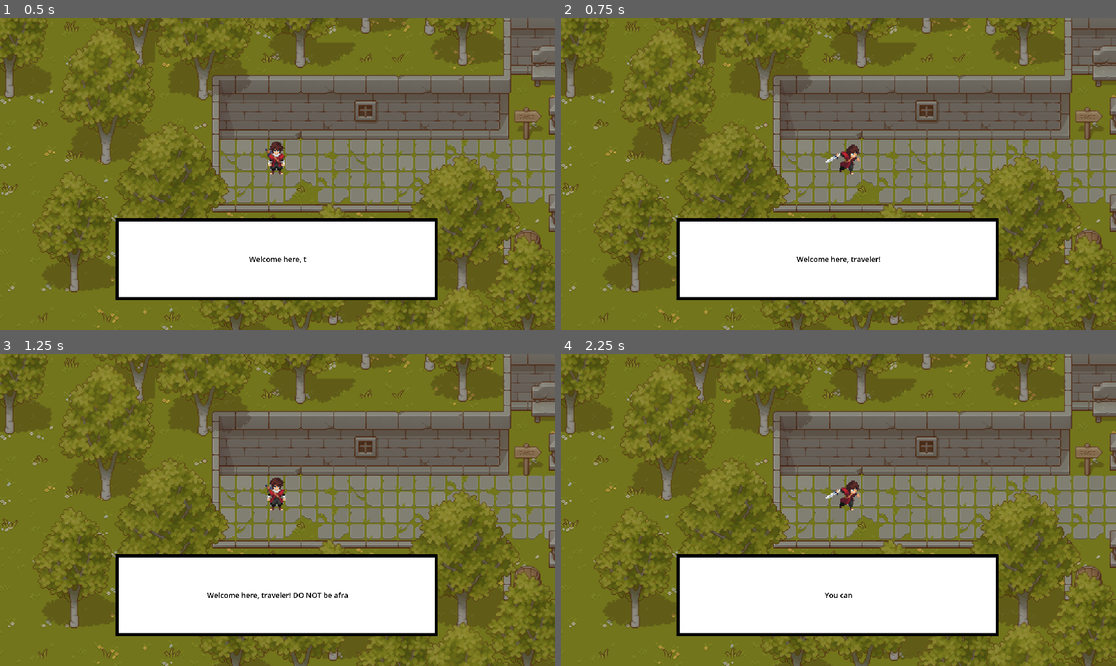
Above: before the commit, frames 1-4 (two rows, left to right).
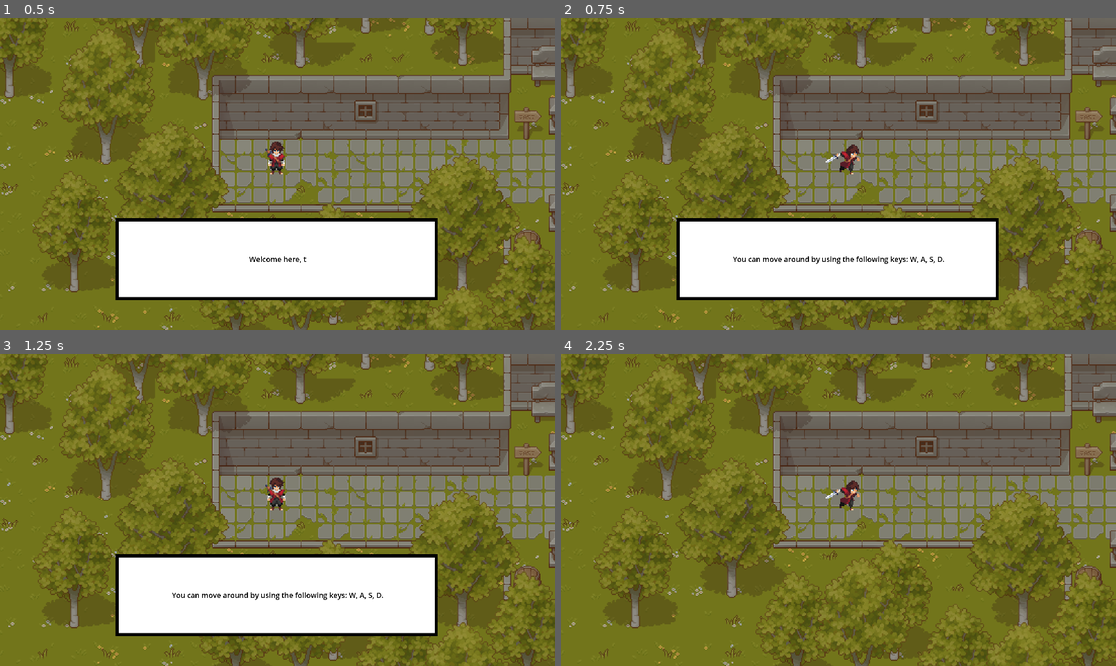
Above: after the commit, the same moments.

Repository: octavi26/JustGetStarted
Game: Godot game, scene res://Scenes/Stage0_Trial1.tscn
The game is run twice, just before and just after one commit, with the same random seed, the same clock (stepped at 60 frames per second) and the same inputs.
Inputs:
- Up to frame 1 (0.5 s): no input
- Up to frame 2 (0.75 s): tap Enter at 0.5 s; hold Right (Attack Right) from 0.53 s (still down); tap Space (Dash) at 0.6 s
- Up to frame 3 (1.25 s): keep holding Right (Attack Right)
- Up to frame 4 (2.25 s): release Right (Attack Right) at 1.28 s; hold Down (Attack Down) 1.28-2.03 s; tap E (Interact) at 1.35 s; hold Right (Attack Right) from 2.03 s (still down); tap Space (Dash) at 2.1 s

Frame 1 is identical in both runs. In frame 2, 0.3% of the frame differs, in the area x 31-70%, y 76-79%; in frame 3, 0.4%; in frame 4, 15%, in the area x 20-79%, y 64-91%.

Commit message:
Final change for today

Diff:
--- a/just_get_started/Scenes/Stage0_Trial5.tscn
+++ b/just_get_started/Scenes/Stage0_Trial5.tscn
@@ -1077,6 +1077,11 @@
 layer_4/y_sort_enabled = true
 layer_4/tile_data = PackedInt32Array(-262158, 327682, 0, -262150, 327682, 0, -458750, 327682, 0, 196609, 327682, 0, 393 …(340 unchanged characters)…
 
+[node name="AreaNarrator1" parent="." instance=ExtResource("10_shxwa")]
+position = Vector2(-128, -141)
+scale = Vector2(2, 1)
+lineID = 9
+
 [node name="AreaNarrator2" parent="." instance=ExtResource("10_shxwa")]
 position = Vector2(-290, 39)
 scale = Vector2(5, 1)
--- a/just_get_started/Scripts/Global_Variables.gd
+++ b/just_get_started/Scripts/Global_Variables.gd
@@ -1,7 +1,7 @@
 extends Node
 
 var playerPos = 1
-
+var playerVisitCount = 0
 #prevent text boxes from showing again when revisiting scenes
 var playerTextBoxes = []
 var narratorTextBoxes = []
--- a/just_get_started/Scripts/Manager_Stage0_Trial6.gd
+++ b/just_get_started/Scripts/Manager_Stage0_Trial6.gd
@@ -2,6 +2,9 @@
 
 @export_file var level = "res://Scenes/Test_Scene.tscn"
 
+func _ready() -> void:
+	Global.playerVisitCount += 1
+
 func _physics_process(delta: float) -> void:
 	if $Timer.is_stopped():
 		get_tree().change_scene_to_file(level)
--- a/just_get_started/Scripts/Narrator_Text_Box.gd
+++ b/just_get_started/Scripts/Narrator_Text_Box.gd
@@ -4,6 +4,7 @@
 @onready var player = %Player
 var waitingInput = false
 var receivedInput = false
+var skipText = false
 
 var dialogueLines = {
 	0: [
@@ -70,12 +71,17 @@
 	if event is InputEventKey and event.pressed:
 		if waitingInput:
 			receivedInput = true
+		elif !skipText:
+			skipText = true
 
 # Function to display text one character at a time
 func TypeText(text: String, speed: float = 0.025) -> void:
 	label.text = ""
 	for i in text.length():
 		label.text += text[i]
+		if skipText:
+			label.text = text
+			break
 		await get_tree().create_timer(speed).timeout
 
 
@@ -88,6 +94,7 @@
 		while not receivedInput:
 			await get_tree().process_frame
 		waitingInput = false
+		skipText = false
 	visible = false
 	Global.narratorTextBoxes.append(lineID)
 	player.moveable = true
--- a/just_get_started/Scripts/Player_Text_Box.gd
+++ b/just_get_started/Scripts/Player_Text_Box.gd
@@ -5,15 +5,17 @@
 @onready var image = $Image
 var waitingInput = false
 var receivedInput = false
+var skipText = false
 
-var dialogueTable = {
+var dialogueTable1 = {
 	0: { "text" : [
 		"Where am I?",
 		"What is this weird place?"
 	], "frame": 9 },
 	1: { "text": [
 		"What kind of hint is that?",
-		"Are these guys dumb?"
+		"Are these guys dumb?",
+		"Is this guy dumb?"
 	], "frame": 4 },
 	2: { "text": [
 		"These trees are indeed beautiful.",
@@ -23,24 +25,115 @@
 		"Nothing here..."
 	], "frame": 0 },
 	4: { "text": [
-		"Who does this narrator think he is?" #aluzie ca gen naratoru e zeul
+		"Who does this narrator think he is?"
 	], "frame": 3}
 }
+var dialogueTable2 = {
+	0: { "text" : [
+		"Where am I2222?",
+		"What is this weird place?"
+	], "frame": 9 },
+	1: { "text": [
+		"What kind of hint is that?",
+		"Is this guy dumb?"
+	], "frame": 4 },
+	2: { "text": [
+		"These trees are indeed beautiful.",
+		"I wonder if they made this or just stole it off the internet"
+	], "frame": 2 },
+	3: { "text": [
+		"Nothing here..."
+	], "frame": 0 },
+	4: { "text": [
+		"Who does this narrator think he is?"
+	], "frame": 3}
+}
+var dialogueTable3 = {
+	0: { "text" : [
+		"Where am I33333?",
+		"What is this weird place?"
+	], "frame": 9 },
+	1: { "text": [
+		"What kind of hint is that?",
+		"Is this guy dumb?"
+	], "frame": 4 },
+	2: { "text": [
+		"These trees are indeed beautiful.",
+		"I wonder if they made this or just stole it off the internet"
+	], "frame": 2 },
+	3: { "text": [
+		"Nothing here..."
+	], "frame": 0 },
+	4: { "text": [
+		"Who does this narrator think he is?"
+	], "frame": 3}
+}
+var dialogueTableRandom = [
+	{
+		0: { "text" : [
+			"Where am I?",
+			"What is this weird place?"
+		], "frame": 9 }
+	},
+	{
+		0: { "text": [
+			"What kind of hint is that?",
+			"Is this guy dumb?"
+		], "frame": 4 }
+	},
+	{
+		0: { "text": [
+			"These trees are indeed beautiful.",
+			"I wonder if they made this or just stole it off the internet"
+		], "frame": 2 }
+	},
+	{
+		2: { "text": [
+			"Nothing here..."
+		], "frame": 0 }
+	},
+	{
+		3: { "text": [
+			"Who does this narrator think he is?"
+		], "frame": 3 }
+	}
+]
+
+func _ready() -> void:
+	randomize()
 
 func _input(event):
 	if event is InputEventKey and event.pressed:
 		if waitingInput:
 			receivedInput = true
+		elif !skipText:
+			skipText = true
 
 # Function to display text one character at a time
 func TypeText(text: String, speed: float = 0.025) -> void:
 	label.text = ""
 	for i in text.length():
 		label.text += text[i]
+		if skipText:
+			label.text = text
+			break
 		await get_tree().create_timer(speed).timeout
 
 
+
 func StartDialogueById(lineID):
+	var dialogueTable = dialogueTable1
+	if Global.playerVisitCount > 0:
+		if Global.playerVisitCount == 1:
+			dialogueTable = dialogueTable2
+		elif Global.playerVisitCount == 2:
+			dialogueTable = dialogueTable3
+		else:
+			var candidates = []
+			for dict in dialogueTableRandom:
+				if dict.has(lineID):
+					candidates.append(dict)
+			dialogueTable = candidates[randi() % candidates.size()]
 	$Image.frame = dialogueTable.get(lineID)["frame"]
 	visible = true
 	var line = dialogueTable.get(lineID)["text"]
@@ -51,6 +144,7 @@
 		while not receivedInput:
 			await get_tree().process_frame
 		waitingInput = false
+		skipText = false
 	visible = false
 	Global.playerTextBoxes.append(lineID)
 	player.moveable = true
Not shown: 1 places in just_get_started/Scenes/Stage0_Trial1.tscn that only renumber resources
Not shown: 3 places in just_get_started/Scenes/Stage0_Trial2.tscn that only renumber resources
Not shown: 1 places in just_get_started/Scenes/Stage0_Trial3.tscn that only renumber resources
Not shown: 2 places in just_get_started/Scenes/Stage0_Trial4.tscn that only renumber resources
Not shown: 2 places in just_get_started/Scenes/Stage0_Trial5.tscn that only renumber resources
